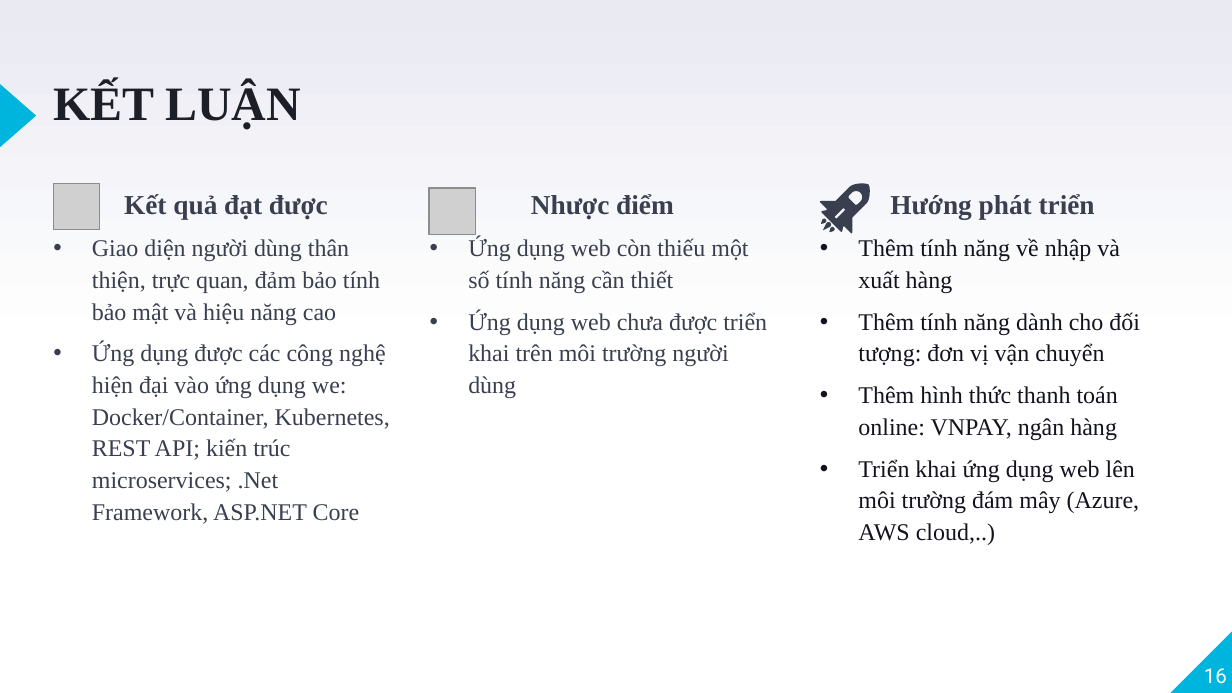
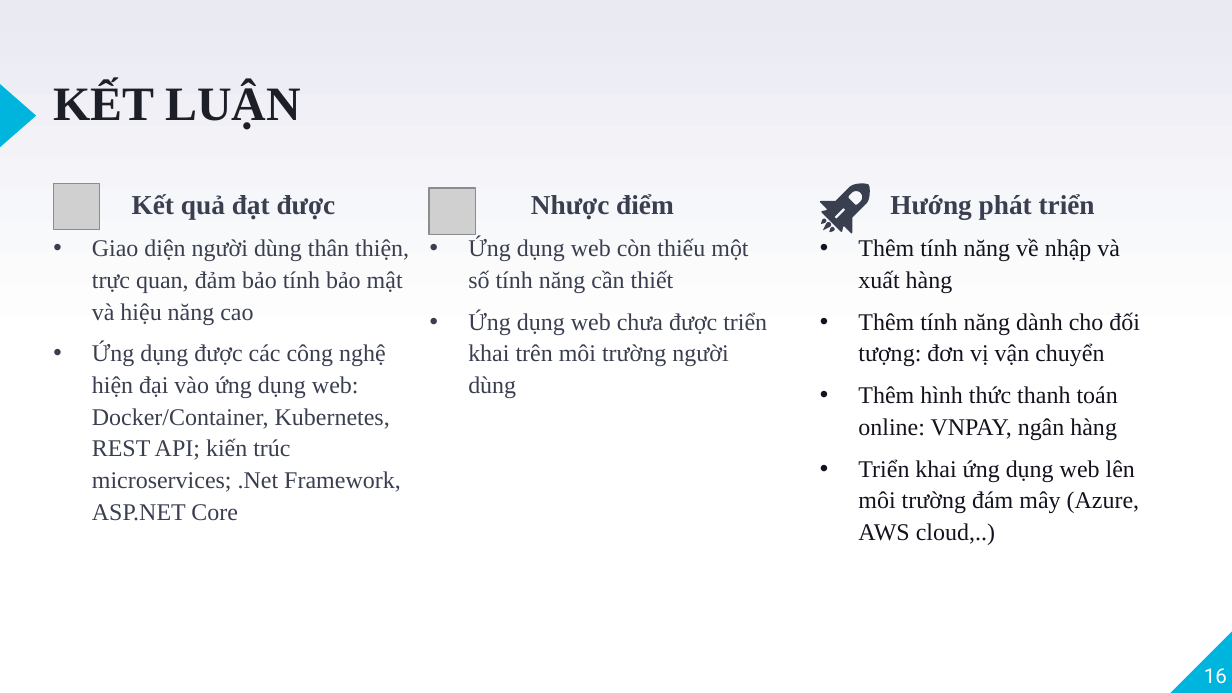
Before and after one commit to VoQuangTuong185/DoAnTotNghiep, a slide deck: slide 16 of Documentation/BCDK4/CN_185_VoQuangTuong_TomTat_BCCK.pptx. Drawn at 1232x693 pixels with LibreOffice and Linux fonts; fonts in the diff are those of the drawing; grey boxes stand for pictures. Boxes give left, top, right and bottom in pixels: in the first picture for what was removed or moved away, otherwise in the second. Text is boxed around its words. In the diff, an @@ line names an element or a change of style, - is before the commit and + after.

```diff
--- a/Documentation/BCDK4/CN_185_VoQuangTuong_TomTat_BCCK.pptx
+++ b/Documentation/BCDK4/CN_185_VoQuangTuong_TomTat_BCCK.pptx
@@ text at box(92, 343, 401, 521): text changed @@
-• Ứng dụng được các công nghệ hiện đại vào ứng dụng we: Docker/Container, Kubernetes, REST API; kiến trúc microservices; .Net Framework, ASP.NET Core
+• Ứng dụng được các công nghệ hiện đại vào ứng dụng web: Docker/Container, Kubernetes, REST API; kiến trúc microservices; .Net Framework, ASP.NET Core
```
Also in this commit, not shown: 13 other slides changed, 8 other files.
